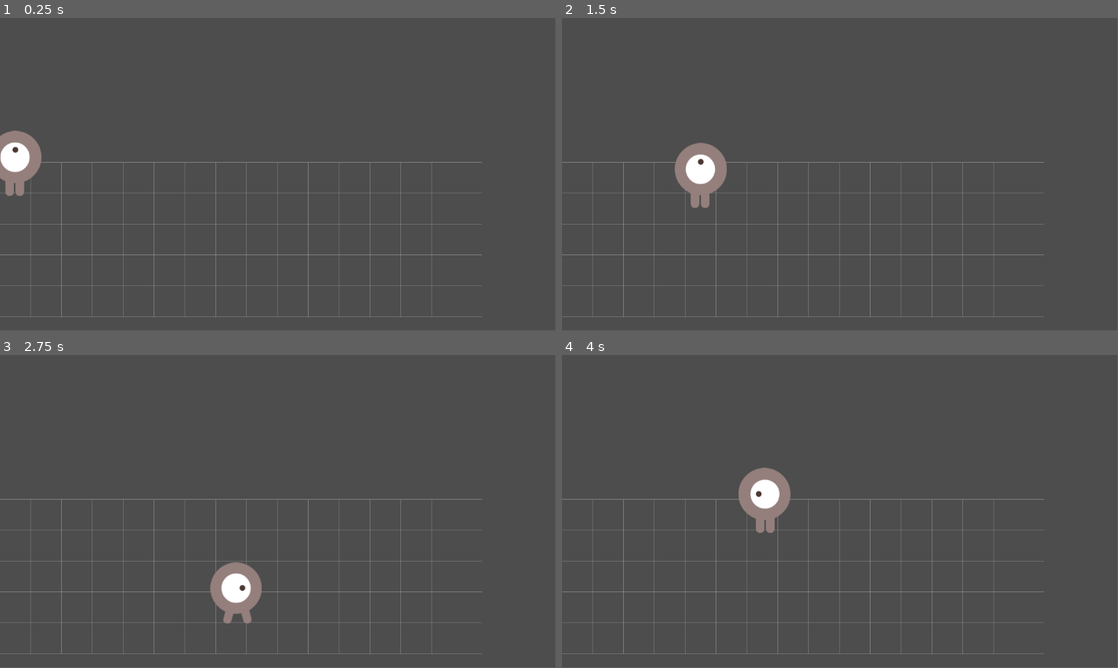
Above: before the commit, frames 1-4 (two rows, left to right).
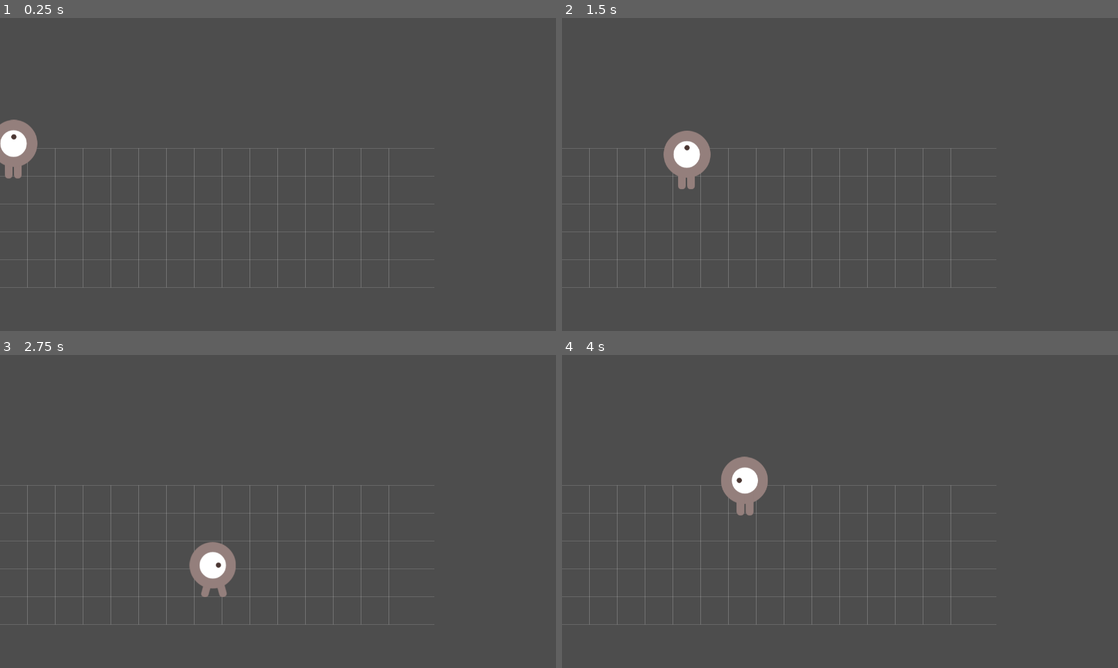
Above: after the commit, the same moments.

Repository: himanushi/godot-test
Game: Godot game, scene res://main.tscn
Same seed, same stepped clock (60 frames per second), same inputs: the game is played once before the commit and once after it.
Inputs:
- Up to frame 1 (0.25 s): no input
- Up to frame 2 (1.5 s): tap Enter at 0.5 s; hold Right (ui_right) 0.53-1.28 s; hold Down (ui_down) from 1.28 s (still down)
- Up to frame 3 (2.75 s): release Down (ui_down) at 2.03 s; hold Right (ui_right) from 2.03 s (still down)
- Up to frame 4 (4 s): release Right (ui_right) at 2.78 s; hold Up (ui_up) 2.78-3.53 s; hold Left (ui_left) from 3.53 s (still down)
In our replay, the window is 799x449 before the commit and 800x450 after it. These sizes can differ from the game's own. Grey fills any space a smaller window leaves; there, only what the larger window draws over its background counts as a difference.

The runs differ from the first frame. In frame 1, 4.1% of the frame differs, in the area x 0-87%, y 32-96%; in frame 2, 4.4%; in frame 3, 4.8%, in the area x 0-87%, y 41-96%; in frame 4, 4.7%.

Commit message:
fix: project.godot

Diff:
--- a/srpg/project.godot
+++ b/srpg/project.godot
@@ -14,3 +14,10 @@
 run/main_scene="uid://bldqa2u8axvm2"
 config/features=PackedStringArray("4.5", "Forward Plus")
 config/icon="res://icon.svg"
+
+[display]
+
+window/size/viewport_width=1280
+window/size/viewport_height=720
+window/size/mode=2
+window/stretch/mode="viewport"
